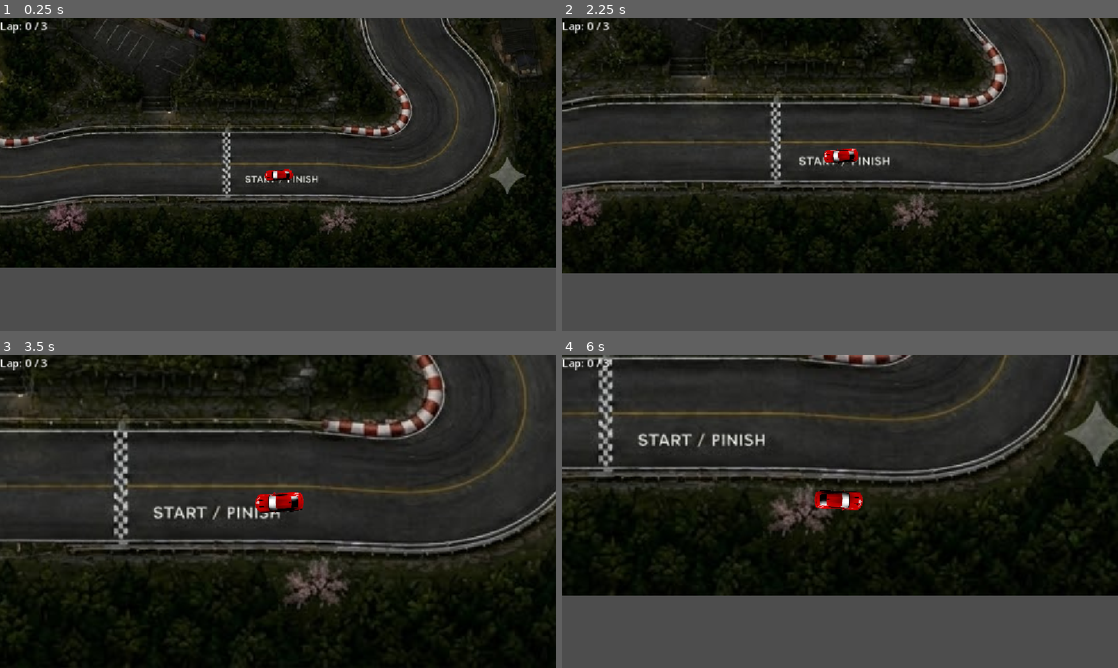
Above: before the commit, frames 1-4 (two rows, left to right).
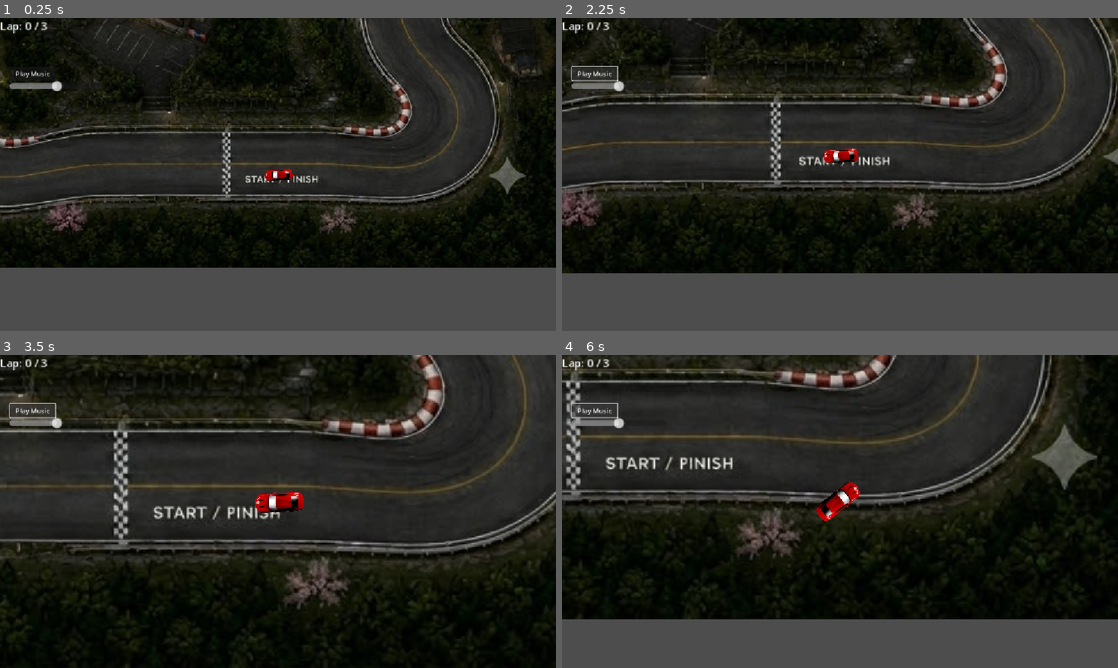
Above: after the commit, the same moments.

Repository: Bhaumik1234-star/Racer2dgt
Game: Godot game, scene res://Scripts/Track.tscn
Two runs of this game, one before a commit and one after it. Both use one fixed random seed, a clock stepped at 60 frames per second and the inputs below. This scene is started directly instead of the project's main scene.
Inputs (mouse positions are in pixels of both pictures, inside the frame that each line leads up to):
- Up to frame 1 (0.25 s): no input
- Up to frame 2 (2.25 s): click (595, 74) at 0.5 s, where only the run after the commit has a clickable "Play Music"; click (595, 74) at 1.25 s, where only the run after the commit has a clickable "Pause Music"; hold D (ui_right) from 2.03 s (still down); tap C (change_camera) at 2.1 s
- Up to frame 3 (3.5 s): release D (ui_right) at 2.78 s; hold Down (ui_down) from 2.78 s (still down); tap C (change_camera) at 2.85 s
- Up to frame 4 (6 s): release Down (ui_down) at 3.53 s; hold D (ui_right) 3.53-4.28 s; tap C (change_camera) every 0.75 s from 3.6 to 5.85 s; hold W (ui_up) 4.28-5.03 s; hold A (ui_left) from 5.03 s (still down)

The runs differ from the first frame. In frame 1, 0.3% of the frame differs, in the area x 1-18%, y 16-24%; in frame 2, 0.6%; in frame 3, 0.4%; in frame 4, 26%, in the area x 0-100%, y 0-85%.

Commit message:
I added a song

Diff:
--- a/Scenes/Car/Car.gd
+++ b/Scenes/Car/Car.gd
@@ -5,8 +5,8 @@
 @export var reverse_speed: float = 180.0
 @export var acceleration: float = 300.0
 @export var friction: float = 300.0
-@export var steer_strength: float = 3.0
-@export var min_steer_factor: float = 0.5
+@export var steer_strength: float = 3.7
+@export var min_steer_factor: float = 0.4
 
 var _throttle: float = 0.0
 var _steer: float = 0.0
@@ -50,7 +50,6 @@
 	apply_throttle(delta)
 	apply_rotation(delta)
 	position += transform.x * _velocity * delta
-
 
 # MOVEMENT
 func apply_throttle(delta: float) -> void:
--- a/Scripts/Track.gd
+++ b/Scripts/Track.gd
@@ -4,6 +4,28 @@
 
 var total_checkpoints : int = 3
 var current_progress : int = 0
+
+@onready var music_player = $CanvasLayer/MusicPlayer
+@onready var music_button = $CanvasLayer/MusicButton
+
+func _ready():
+	_on_volume_slider_value_changed($CanvasLayer/VolumeSlider.value)
+
+func _on_music_button_pressed():
+		if music_player.playing:
+			music_player.stop()
+			music_button.text = "Play Music"
+		else:
+			music_player.play()
+			music_button.text = "Pause Music"
+
+func _on_volume_slider_value_changed(value):
+		if value == 0:
+			music_player.volume_db = -80
+		else:
+			var db_volume = linear_to_db(value)
+			music_player.volume_db = db_volume
+
 
 func _on_track_collision_area_entered(area: Area2D) -> void:
 	if area.has_method("hit_boundary"):
--- a/Scripts/Track.tscn
+++ b/Scripts/Track.tscn
@@ -5,6 +5,7 @@
 [ext_resource type="PackedScene" uid="uid://dimnaw5e7thi6" path="res://Scenes/Car/Car.tscn" id="3_pgi43"]
 [ext_resource type="Script" uid="uid://dg56yani5nqb2" path="res://Scripts/OffTrack.gd" id="4_qx6ib"]
 [ext_resource type="Script" uid="uid://sibr5doe7u55" path="res://Scripts/FinishLine.gd" id="5_voge2"]
+[ext_resource type="AudioStream" uid="uid://84exuhhqchtd" path="res://Music/Kanye West - Flashing Lights ft. Dwele 4.mp3" id="6_pgi43"]
 
 [sub_resource type="RectangleShape2D" id="RectangleShape2D_0ld5s"]
 size = Vector2(15, 2047.25)
@@ -103,6 +104,29 @@
 position = Vector2(-210, 565.625)
 shape = SubResource("RectangleShape2D_vlbpn")
 
+[node name="CanvasLayer" type="CanvasLayer" parent="." unique_id=21810755]
+
+[node name="MusicButton" type="Button" parent="CanvasLayer" unique_id=360271795]
+offset_left = 21.0
+offset_top = 101.0
+offset_right = 130.0
+offset_bottom = 134.0
+scale = Vector2(0.86065745, 0.86065745)
+text = "Play Music"
+
+[node name="VolumeSlider" type="HSlider" parent="CanvasLayer" unique_id=2129436905]
+offset_left = 20.0
+offset_top = 129.0
+offset_right = 150.70541
+offset_bottom = 145.0
+scale = Vector2(1.5072062, 1.5072062)
+max_value = 1.0
+step = 0.01
+value = 0.5
+
+[node name="MusicPlayer" type="AudioStreamPlayer" parent="CanvasLayer" unique_id=1241998206]
+stream = ExtResource("6_pgi43")
+
 [connection signal="area_entered" from="Track Collision" to="." method="_on_track_collision_area_entered"]
 [connection signal="area_entered" from="FinishLine" to="." method="_on_finish_line_area_entered"]
 [connection signal="area_entered" from="FinishLine" to="FinishLine" method="_on_area_entered"]
@@ -110,3 +134,5 @@
 [connection signal="area_entered" from="Checkpoint1" to="." method="_on_checkpoint_1_area_entered"]
 [connection signal="area_entered" from="Checkpoint2" to="." method="_on_checkpoint_2_area_entered"]
 [connection signal="area_entered" from="Checkpoint3" to="." method="_on_checkpoint_3_area_entered"]
+[connection signal="pressed" from="CanvasLayer/MusicButton" to="." method="_on_music_button_pressed"]
+[connection signal="value_changed" from="CanvasLayer/VolumeSlider" to="." method="_on_volume_slider_value_changed"]
Not shown, added: Music/Kanye West - Flashing Lights ft. Dwele 4.mp3.import
Not shown, added: Sound Effects/freesound_community-rally-car-idle-loop-14-32339.mp3.import
Not shown, added: Music/Kanye West - Flashing Lights ft. Dwele 4.mp3
Not shown, added: Sound Effects/freesound_community-rally-car-idle-loop-14-32339.mp3
